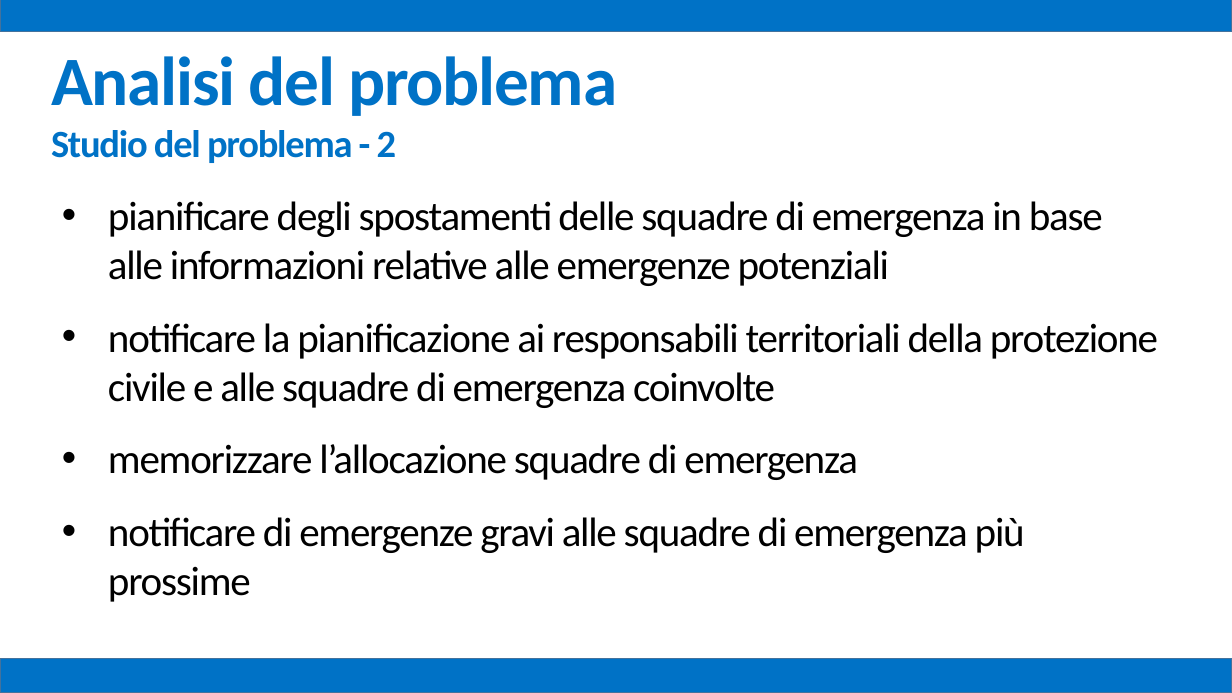
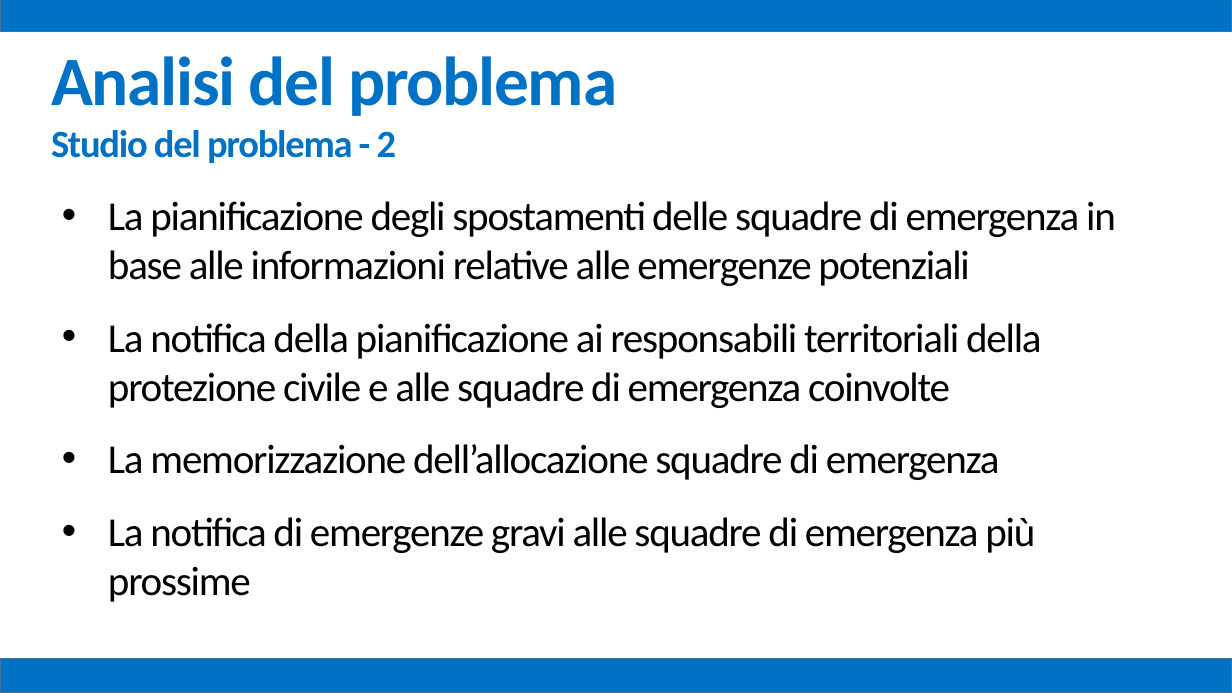
Before and after one commit to mz1991/ProgettoFebbraio2015, a slide deck: slide 4 of Febbraio 2015.pptx. Drawn at 1232x693 pixels with LibreOffice and Linux fonts; fonts in the diff are those of the drawing. Boxes give left, top, right and bottom in pixels: in the first picture for what was removed or moved away, otherwise in the second. Text is boxed around its words. In the diff, an @@ line names an element or a change of style, - is before the commit and + after.

```diff
--- a/Febbraio 2015.pptx
+++ b/Febbraio 2015.pptx
@@ text at box(108, 201, 1116, 602): text changed @@
-• pianificare degli spostamenti delle squadre di emergenza in base alle informazioni relative alle emergenze potenziali
-• notificare la pianificazione ai responsabili territoriali della protezione civile e alle squadre di emergenza coinvolte
-• memorizzare l’allocazione squadre di emergenza
-• notificare di emergenze gravi alle squadre di emergenza più prossime
+• La pianificazione degli spostamenti delle squadre di emergenza in base alle informazioni relative alle emergenze potenziali
+• La notifica della pianificazione ai responsabili territoriali della protezione civile e alle squadre di emergenza coinvolte
+• La memorizzazione dell’allocazione squadre di emergenza
+• La notifica di emergenze gravi alle squadre di emergenza più prossime
```
Also in this commit, not shown: 11 other slides changed, 1 other file.
